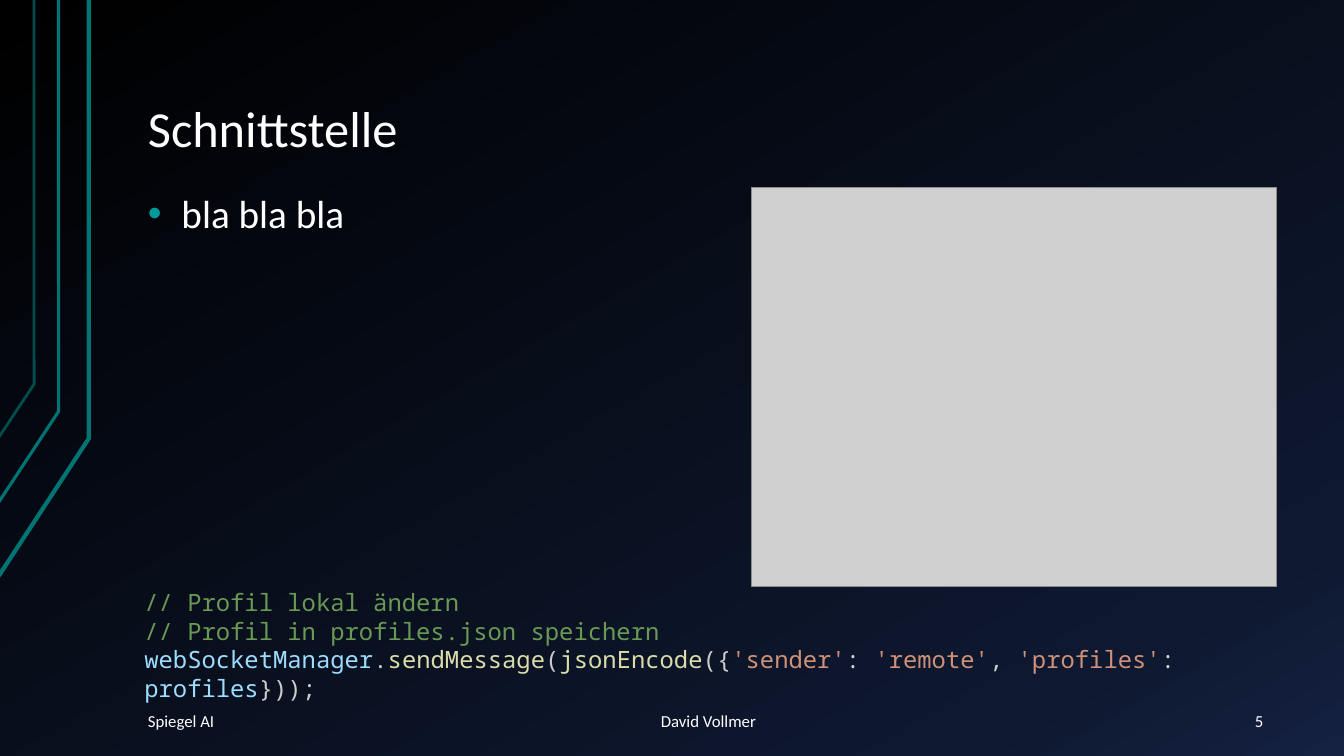
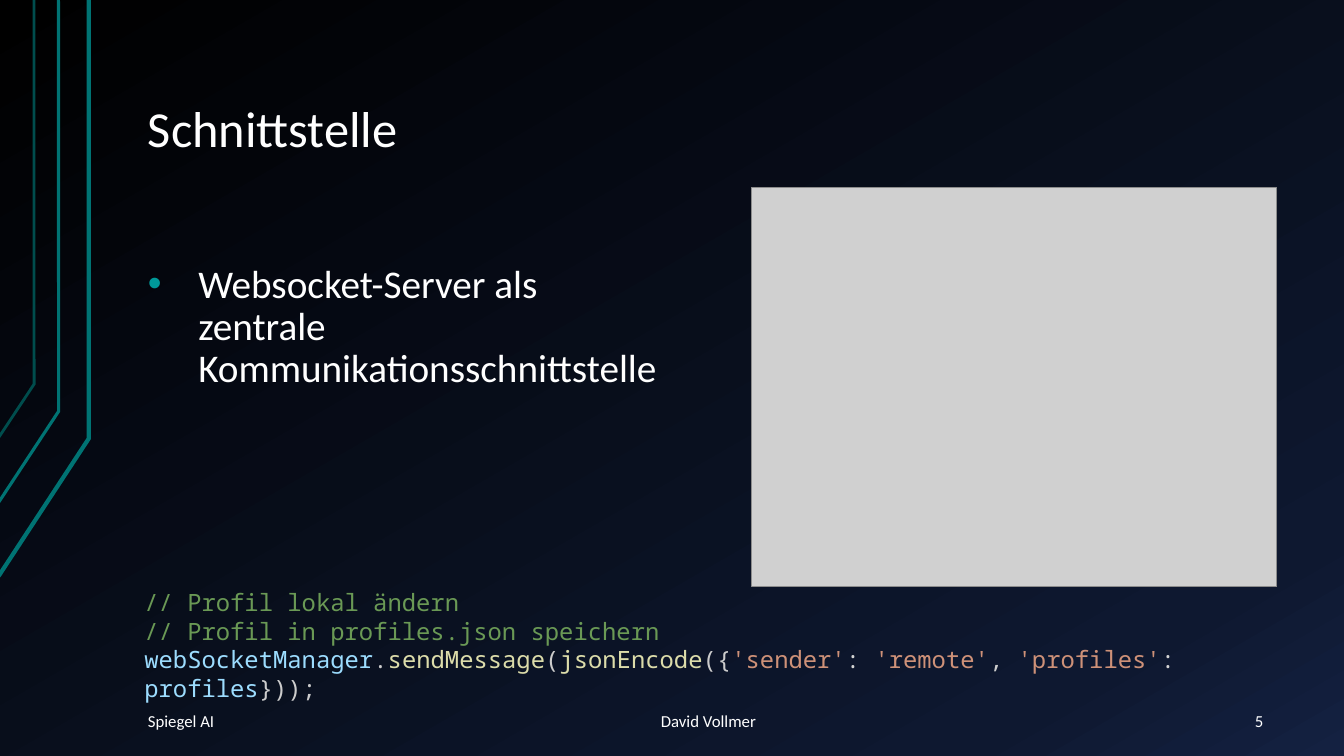
Before and after one commit to NightPic/Spiegel-AI, a slide deck: slide 5 of documentation/dt_g5_spiegel_ai_praesentation_vollmer.pptx. Drawn at 1344x756 pixels with LibreOffice and Linux fonts; fonts in the diff are those of the drawing; grey boxes stand for pictures. Boxes give left, top, right and bottom in pixels: in the first picture for what was removed or moved away, otherwise in the second. Text is boxed around its words. In the diff, an @@ line names an element or a change of style, - is before the commit and + after.

```diff
--- a/documentation/dt_g5_spiegel_ai_praesentation_vollmer.pptx
+++ b/documentation/dt_g5_spiegel_ai_praesentation_vollmer.pptx
@@ text removed at (x1=181, y1=200, x2=344, y2=229) @@
-• bla bla bla
@@ text added at (x1=198, y1=270, x2=656, y2=383), 28 pt, text #FFFFFF @@
+• Websocket-Server als zentrale Kommunikationsschnittstelle
```
Also in this commit, not shown: 3 other slides changed, 1 other file.
